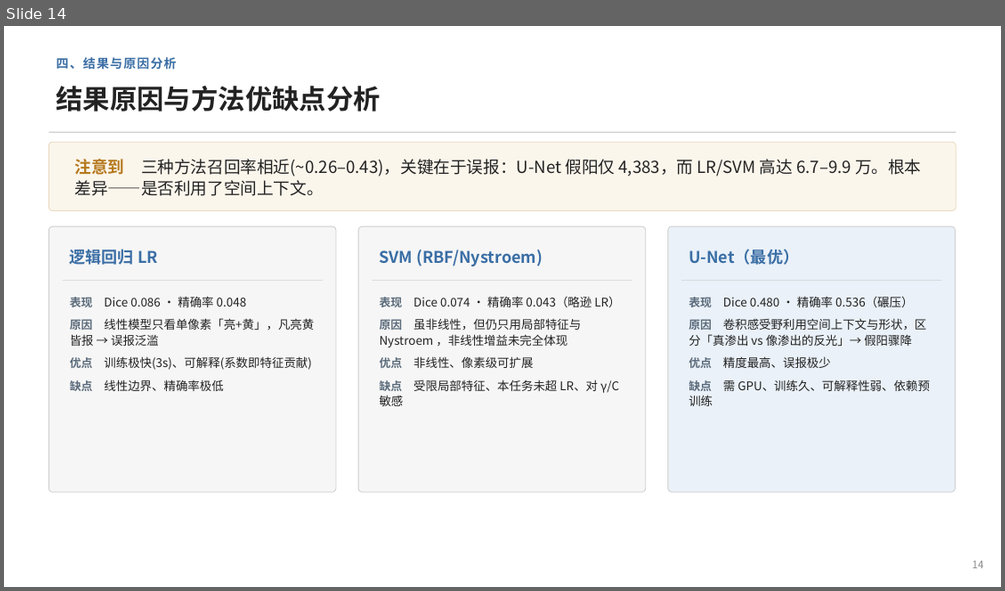
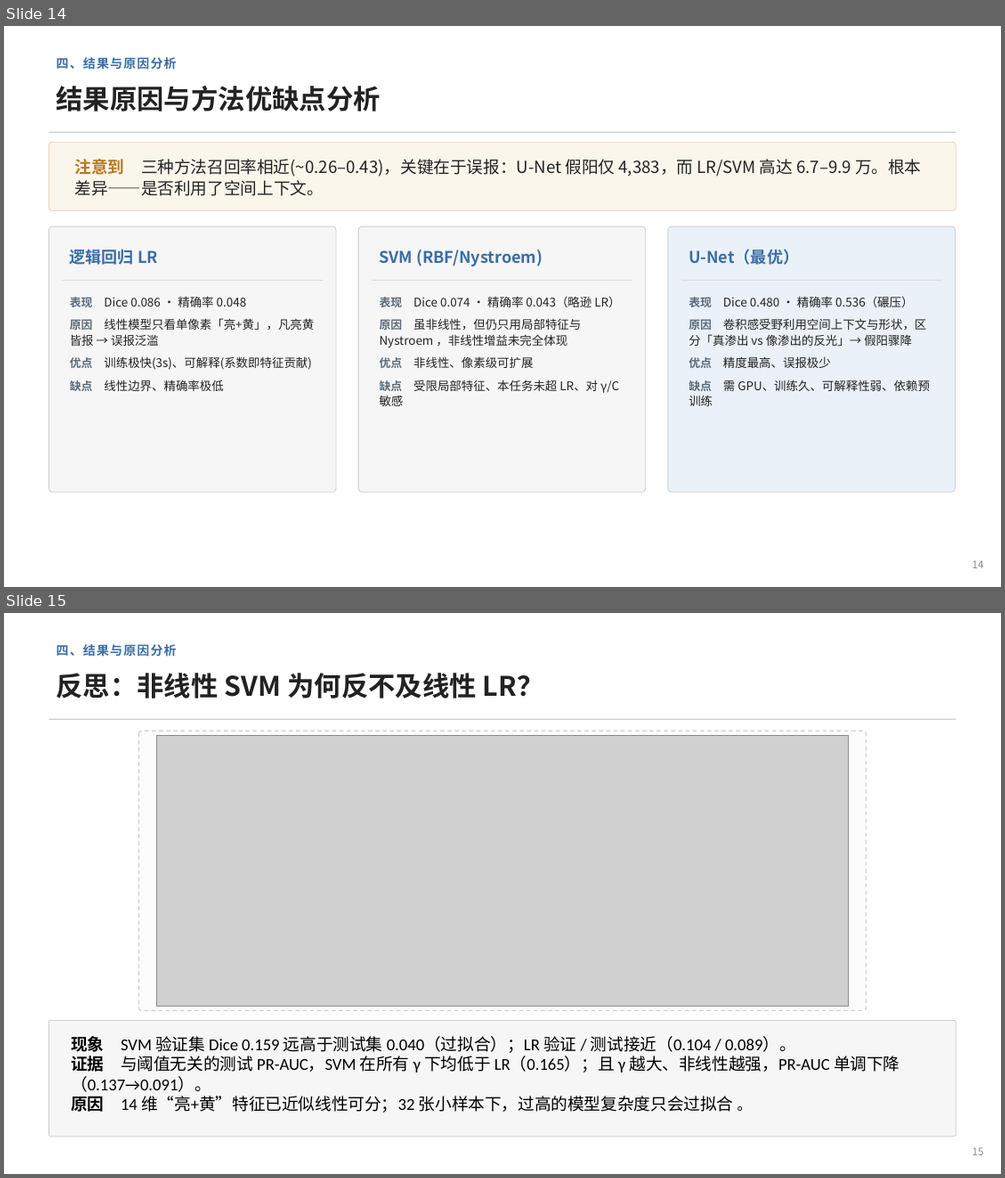
Before and after one commit to LeafTraces/ML-Project, a slide deck: report/答辩.pptx. Shown one above the other, each under a label of ours: slide 14 before the commit, slides 14 and 15 after it. The pictures are 1005x591 and 1005x1178 pixels, drawn with LibreOffice and Linux fonts; fonts in the diff are those of the drawing; grey boxes stand for pictures. Boxes give left, top, right and bottom in pixels: in the first picture for what was removed or moved away, otherwise in the second. Text is boxed around its words. In the diff, an @@ line names an element or a change of style, - is before the commit and + after.

```diff
--- a/report/答辩.pptx
+++ b/report/答辩.pptx
@@ slide 15 added at <box>4,613,1001,1174</box>, background #FFFFFF @@
@@ text added at <box>57,644,177,657</box>, 12 pt, text #3A6EA5, bold @@
+四、结果与原因分析
@@ text added at <box>57,673,544,698</box>, 26 pt, text #222222, bold @@
+反思：非线性 SVM 为何反不及线性 LR？
@@ line added from (48, 719) to (956, 719), #CFCFCF 1 pt @@
@@ rounded rectangle added at <box>138,730,866,1010</box>, fill #FCFCFC, outline #CFCFCF 1 pt dashed @@
@@ picture added at <box>156,736,849,1005</box> @@
@@ rounded rectangle added at <box>48,1021,956,1136</box>, fill #F6F6F6, outline #CFCFCF 0.75 pt @@
@@ text added at <box>71,1036,899,1112</box>, 16 pt, text #000000 @@
+现象 SVM 验证集 Dice 0.159 远高于测试集 0.040（过拟合）；LR 验证 / 测试接近（0.104 / 0.089）。
+证据 与阈值无关的测试 PR-AUC，SVM 在所有 γ 下均低于 LR（0.165）；且 γ 越大、非线性越强，PR-AUC 单调下降（0.137→0.091）。
+原因 14 维“亮+黄”特征已近似线性可分；32 张小样本下，过高的模型复杂度只会过拟合 。
@@ text added at <box>972,1147,984,1155</box>, 10 pt, text #8A8A8A @@
+15
```
Also in this commit, not shown: 6 slides changed, 14 other files.
